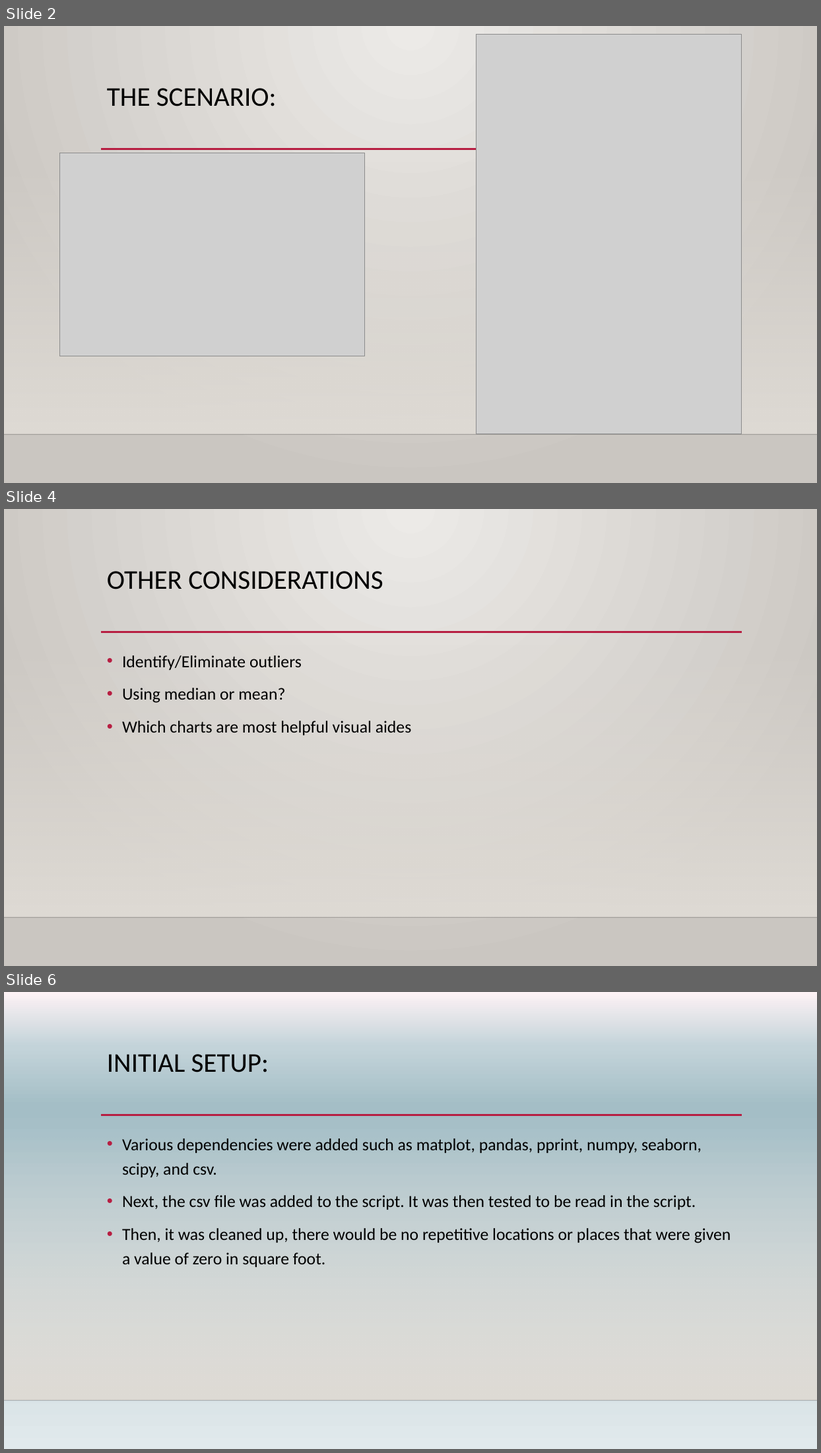
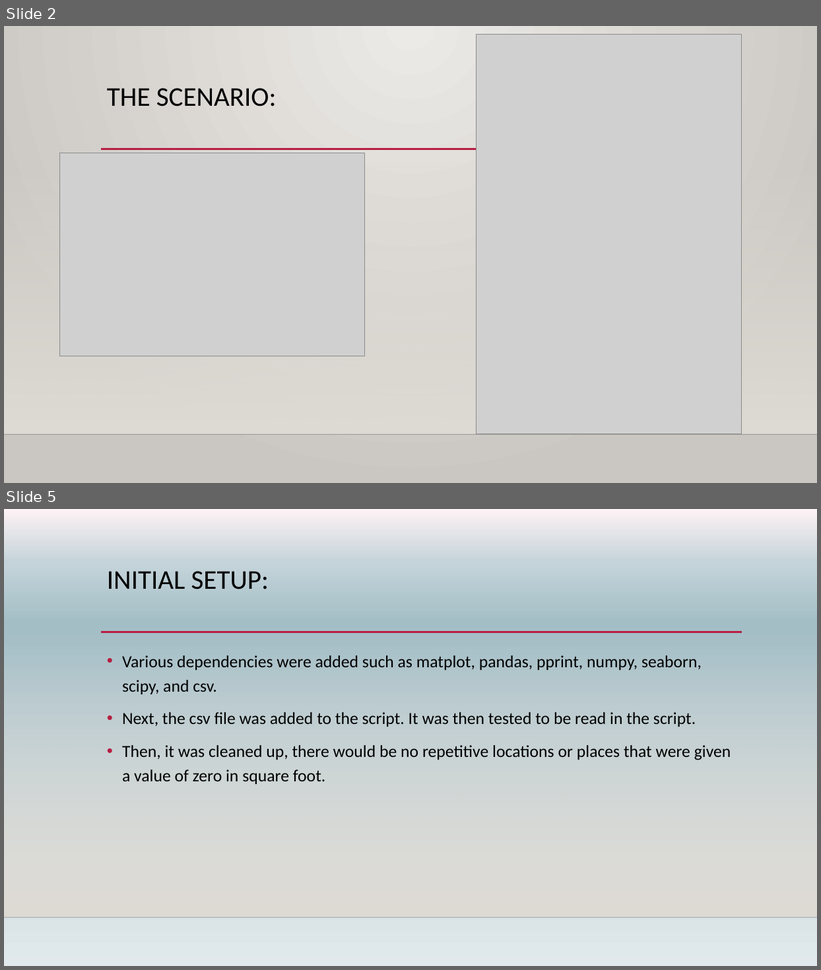
Before and after one commit to scavazos4/Project_One, a slide deck: Sacramento Real Estate.pptx. Shown one above the other, each under a label of ours: slides 2, 4 and 6 before the commit, slides 2 and 5 after it; the slides between them are not shown. The pictures are 821x1453 and 821x970 pixels, drawn with LibreOffice and Linux fonts; fonts in the diff are those of the drawing; grey boxes stand for pictures; background and template pictures are left out. Boxes give left, top, right and bottom in pixels: in the first picture for what was removed or moved away, otherwise in the second. Text is boxed around its words. In the diff, an @@ line names an element or a change of style, - is before the commit and + after.

```diff
--- a/Sacramento Real Estate.pptx
+++ b/Sacramento Real Estate.pptx
@@ slide 4 removed at box(4, 509, 817, 966), background gradient #ECEAE7 to #CAC7C1; not listed: 3 template elements that a slide beside it also shows @@
@@ title removed at box(107, 571, 383, 590) @@
-OTHER CONSIDERATIONS
@@ text removed at box(122, 656, 412, 735) @@
-• Identify/Eliminate outliers
-• Using median or mean?
-• Which charts are most helpful visual aides
@@ what was slide 6 is now slide 5 @@
```
Also in this commit, not shown: 2 slides changed, 1 other file.
